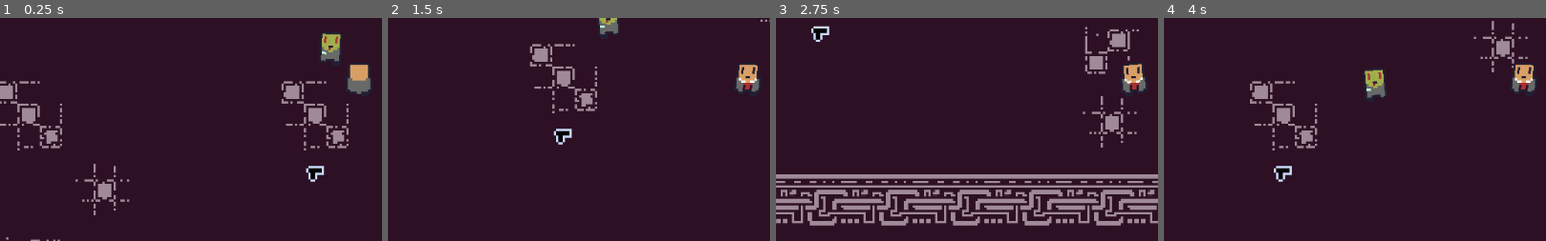
Above: before the commit, frames 1-4 (left to right).
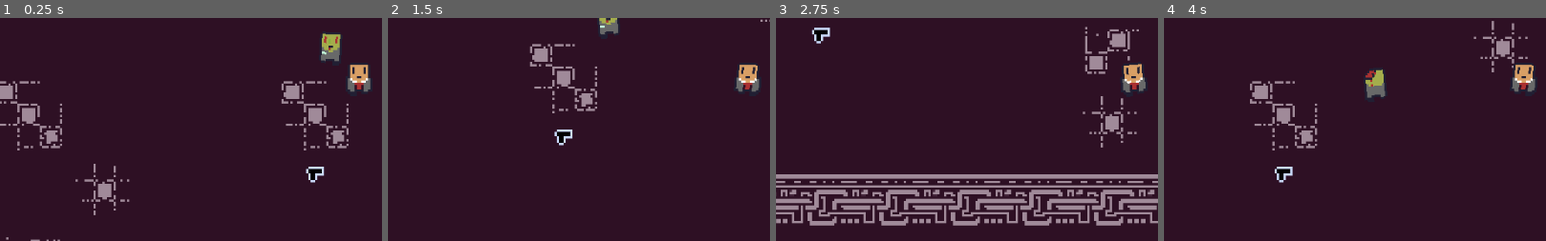
Above: after the commit, the same moments.

Repository: williamVbrines/AdaptingMutations
Game: Godot game, scene res://scripts/main/Main.tscn
The game is run twice, just before and just after one commit, with the same random seed, the same clock (stepped at 60 frames per second) and the same inputs.
Inputs (mouse positions are % of the whole screen's width and height, from its top left):
- Up to frame 1 (0.25 s): no input
- Up to frame 2 (1.5 s): tap Enter (ui_accept) at 0.5, 0.77, 0.8, 1.07, 1.35 s; move the mouse to (72, 45) at 0.52 s; hold D (ui_right) 0.53-1.28 s; hold E (ui_select) 0.53-1.28 s; move the mouse to (30, 55) at 1.27 s; hold S (ui_down) from 1.28 s (still down)
- Up to frame 3 (2.75 s): tap Enter (ui_accept) at 1.52, 1.82, 2.3 s; tap E (ui_select) at 1.55 s; move the mouse to (60, 28) at 2.02 s; release S (ui_down) at 2.03 s; hold D (ui_right) from 2.03 s (still down); hold E (ui_select) from 2.03 s (still down)
- Up to frame 4 (4 s): move the mouse to (45, 70) at 2.77 s; release D (ui_right) at 2.78 s; release E (ui_select) at 2.78 s; hold W (ui_up) 2.78-3.53 s; tap E (ui_select) at 2.85 s; tap Enter (ui_accept) at 3.02, 3.32, 3.6, 3.77 s; move the mouse to (80, 65) at 3.52 s; hold A (ui_left) from 3.53 s (still down)
The pictures show only the part of the screen within x 3-53%, y 32-82%; the shares and areas given below are measured in that part.

The runs differ from the first frame. In frame 1, 0.3% of the frame differs, in the area x 80-97%, y 21-74%; in frame 2, 0.2%; in frame 3, 0.2%; in frame 4, 0.4%, in the area x 28-57%, y 23-74%.

Commit message:
implemented gun

Diff:
--- a/adaptingMutations/project.godot
+++ b/adaptingMutations/project.godot
@@ -9,12 +9,18 @@
 config_version=4
 
 _global_script_classes=[ {
+"base": "KinematicBody2D",
+"class": "Monster",
+"language": "GDScript",
+"path": "res://scripts/monsters/Monster.gd"
+}, {
 "base": "Area2D",
 "class": "Wepon",
 "language": "GDScript",
 "path": "res://scripts/Items/wepon.gd"
 } ]
 _global_script_class_icons={
+"Monster": "",
 "Wepon": ""
 }
 
@@ -26,6 +32,15 @@
 
 [input]
 
+ui_accept={
+"deadzone": 0.5,
+"events": [ Object(InputEventKey,"resource_local_to_scene":false,"resource_name":"","device":0,"alt":false,"shift":false,"control":false,"meta":false,"command":false,"pressed":false,"scancode":16777221,"unicode":0,"echo":false,"script":null)
+, Object(InputEventKey,"resource_local_to_scene":false,"resource_name":"","device":0,"alt":false,"shift":false,"control":false,"meta":false,"command":false,"pressed":false,"scancode":16777222,"unicode":0,"echo":false,"script":null)
+, Object(InputEventKey,"resource_local_to_scene":false,"resource_name":"","device":0,"alt":false,"shift":false,"control":false,"meta":false,"command":false,"pressed":false,"scancode":32,"unicode":0,"echo":false,"script":null)
+, Object(InputEventJoypadButton,"resource_local_to_scene":false,"resource_name":"","device":0,"button_index":0,"pressure":0.0,"pressed":false,"script":null)
+, Object(InputEventMouseButton,"resource_local_to_scene":false,"resource_name":"","device":0,"alt":false,"shift":false,"control":false,"meta":false,"command":false,"button_mask":0,"position":Vector2( 0, 0 ),"global_position":Vector2( 0, 0 ),"factor":1.0,"button_index":1,"pressed":false,"doubleclick":false,"script":null)
+ ]
+}
 ui_select={
 "deadzone": 0.5,
 "events": [ Object(InputEventKey,"resource_local_to_scene":false,"resource_name":"","device":0,"alt":false,"shift":false,"control":false,"meta":false,"command":false,"pressed":false,"scancode":69,"unicode":0,"echo":false,"script":null)
--- /dev/null
+++ b/adaptingMutations/scripts/Items/Bullet.gd
@@ -0,0 +1,35 @@
+extends Wepon
+var damage : int = 1;
+var velocity : Vector2 = Vector2(0,0);
+
+func _process(delta):
+	position += velocity * delta;
+
+func set_velocity(vel : Vector2):
+	velocity = vel;
+
+func set_damage(dam : int):
+	damage = dam;
+
+func _get_damage() -> int:
+	return damage;
+
+func _on_Bullet_body_entered(body):
+	if(body is Monster):
+		body._take_damage(damage)
+		queue_free();
+	if(body is Node2D):
+		if(body.name == "TileMap"):
+			queue_free();
+#		else:
+#			print(body.name)
+
+func _on_Bullet_area_entered(area):
+	if(area is Monster):
+		area._take_damage(damage)
+		queue_free();
+	if(area is Node2D):
+		if(area.name == "TileMap"):
+			queue_free();
+#		else:
+#			print(area.name)
--- /dev/null
+++ b/adaptingMutations/scripts/Items/Bullet.tscn
@@ -0,0 +1,23 @@
+[gd_scene load_steps=4 format=2]
+
+[ext_resource path="res://textures/Items/Wepons.png" type="Texture" id=1]
+[ext_resource path="res://scripts/Items/Bullet.gd" type="Script" id=2]
+
+[sub_resource type="RectangleShape2D" id=1]
+extents = Vector2( 3.24379, 3.16918 )
+
+[node name="Bullet" type="Area2D"]
+script = ExtResource( 2 )
+
+[node name="CollisionShape2D" type="CollisionShape2D" parent="."]
+shape = SubResource( 1 )
+
+[node name="Sprite" type="Sprite" parent="."]
+scale = Vector2( 6, 6 )
+texture = ExtResource( 1 )
+offset = Vector2( 15.5, -15.5 )
+vframes = 4
+hframes = 4
+frame = 3
+[connection signal="area_entered" from="." to="." method="_on_Bullet_area_entered"]
+[connection signal="body_entered" from="." to="." method="_on_Bullet_body_entered"]
--- /dev/null
+++ b/adaptingMutations/scripts/Items/gun/AnimationPlayer.gd
@@ -0,0 +1,20 @@
+extends AnimationPlayer
+
+var attacking = false;
+# Called when the node enters the scene tree for the first time.
+func _ready():
+	pass # Replace with function body.
+
+func attack(tof : bool):
+	if(tof == false):
+		attacking = false;
+	else:
+		if(attacking == false) :
+			play("Attack");
+			attacking = true;
+
+func _on_AnimationPlayer_animation_finished(anim_name):
+	match (anim_name):
+		"Attack":
+			if(attacking == true):
+				play("Attack");
--- a/adaptingMutations/scripts/Items/gun/Gun.gd
+++ b/adaptingMutations/scripts/Items/gun/Gun.gd
@@ -1,5 +1,31 @@
 extends Wepon
+
+onready var _anim = $Anim
+onready var _bullet_scene = load("res://scripts/Items/Bullet.tscn")
 
 # Called when the node enters the scene tree for the first time.
 func _ready():
 	pass # Replace with function body.
+
+func _process(_delta):
+	if(_using):
+		if(Input.is_action_just_pressed("ui_accept")):
+			_attack(true);
+
+		elif(Input.is_action_just_released("ui_accept")):
+			_attack(false);
+
+func _attack(tof : bool):
+	_anim.attack(tof);
+
+func shoot():
+	var new_bullet = _bullet_scene.instance();
+	var angle = (_player.position.angle_to_point(get_global_mouse_position())) - PI;
+	var speed = 300;
+	new_bullet.position = _player.position + _player.center +Vector2(40 * cos(angle), 40 * sin(angle));
+
+
+	new_bullet.set_velocity(Vector2(speed * cos(angle),speed * sin(angle)));
+	new_bullet.set_damage(1);
+
+	get_parent().add_child(new_bullet);
--- a/adaptingMutations/scripts/Items/gun/Gun.tscn
+++ b/adaptingMutations/scripts/Items/gun/Gun.tscn
@@ -1,24 +1,73 @@
-[gd_scene load_steps=4 format=2]
+[gd_scene load_steps=6 format=2]
 
 [ext_resource path="res://scripts/Items/gun/Gun.gd" type="Script" id=1]
 [ext_resource path="res://textures/Items/Wepons.png" type="Texture" id=2]
+[ext_resource path="res://scripts/Items/gun/AnimationPlayer.gd" type="Script" id=3]
 
 [sub_resource type="RectangleShape2D" id=1]
 extents = Vector2( 13.9734, 15.588 )
 
+[sub_resource type="Animation" id=2]
+resource_name = "Attack"
+length = 0.25
+step = 0.01
+tracks/0/type = "value"
+tracks/0/path = NodePath("Sprite:position")
+tracks/0/interp = 2
+tracks/0/loop_wrap = true
+tracks/0/imported = false
+tracks/0/enabled = true
+tracks/0/keys = {
+"times": PoolRealArray( 0, 0.07, 0.25 ),
+"transitions": PoolRealArray( 1, 1, 1 ),
+"update": 0,
+"values": [ Vector2( 40, 14.5 ), Vector2( 30, 14.5 ), Vector2( 40, 14.5 ) ]
+}
+tracks/1/type = "value"
+tracks/1/path = NodePath("Sprite:rotation_degrees")
+tracks/1/interp = 2
+tracks/1/loop_wrap = true
+tracks/1/imported = false
+tracks/1/enabled = true
+tracks/1/keys = {
+"times": PoolRealArray( 0, 0.07, 0.19, 0.25 ),
+"transitions": PoolRealArray( 1, 1, 1, 1 ),
+"update": 0,
+"values": [ 0.0, -20.0, 10.0, 0.0 ]
+}
+tracks/2/type = "method"
+tracks/2/path = NodePath(".")
+tracks/2/interp = 1
+tracks/2/loop_wrap = true
+tracks/2/imported = false
+tracks/2/enabled = true
+tracks/2/keys = {
+"times": PoolRealArray( 0.01 ),
+"transitions": PoolRealArray( 1 ),
+"values": [ {
+"args": [  ],
+"method": "shoot"
+} ]
+}
+
 [node name="Gun" type="Area2D"]
 script = ExtResource( 1 )
+
+[node name="PickUp" type="CollisionShape2D" parent="."]
+position = Vector2( 46.7867, 2.68911 )
+shape = SubResource( 1 )
 
 [node name="Sprite" type="Sprite" parent="."]
 position = Vector2( 40, 14.5 )
 scale = Vector2( 3, 3 )
 texture = ExtResource( 2 )
-offset = Vector2( 14, -16 )
+offset = Vector2( 14.1893, -15.5678 )
 vframes = 4
 hframes = 4
 
-[node name="PickUp" type="CollisionShape2D" parent="."]
-position = Vector2( 46.5364, 2.93945 )
-shape = SubResource( 1 )
+[node name="Anim" type="AnimationPlayer" parent="."]
+anims/Attack = SubResource( 2 )
+script = ExtResource( 3 )
 [connection signal="body_entered" from="." to="." method="_pick_up_area_entered"]
 [connection signal="body_exited" from="." to="." method="_pick_up_area_exited"]
+[connection signal="animation_finished" from="Anim" to="Anim" method="_on_AnimationPlayer_animation_finished"]
--- a/adaptingMutations/scripts/Items/wepon.gd
+++ b/adaptingMutations/scripts/Items/wepon.gd
@@ -19,13 +19,23 @@
 
 func _input(event):
 	if(event.is_action_pressed("ui_select")):
-		if(_able_to_pick_up == true):
-			_using = true;
-			_able_to_pick_up = false;
-		elif(_using):
-			position = _player.position;
-			_able_to_pick_up = true;
-			_using = false;
+		if(_player != null):
+			if(_able_to_pick_up == true):
+				if(!_player.using_wepon):
+					_using = true;
+					_able_to_pick_up = false;
+					_player.using_wepon = true;
+			elif(_using):
+				position = _player.position;
+				_able_to_pick_up = true;
+				_using = false;
+				_player.using_wepon = false;
+
+func _attack(_value):
+	pass
+
+func _get_damage() -> int:
+	return 0;
 
 func _pick_up_area_exited(body):
 	if(!_using):
@@ -36,9 +46,7 @@
 
 func _pick_up_area_entered(body):
 	if(!_using):
-		print("HI")
 		if(body is Node2D):
 			if(body.name == "Player"):
-
 				_player = body;
 				_able_to_pick_up = true;
--- a/adaptingMutations/scripts/Items/wepon.tscn
+++ b/adaptingMutations/scripts/Items/wepon.tscn
@@ -2,5 +2,5 @@
 
 [ext_resource path="res://scripts/Items/wepon.gd" type="Script" id=1]
 
-[node name="wepon" type="Area2D"]
+[node name="Wepon" type="Area2D"]
 script = ExtResource( 1 )
--- a/adaptingMutations/scripts/monsters/Monster.gd
+++ b/adaptingMutations/scripts/monsters/Monster.gd
@@ -1,16 +1,14 @@
-extends Node2D
+extends KinematicBody2D;
 
+class_name Monster
 
-# Declare member variables here. Examples:
-# var a = 2
-# var b = "text"
-
+export var health : int = 1;
 
 # Called when the node enters the scene tree for the first time.
 func _ready():
 	pass # Replace with function body.
 
-
-# Called every frame. 'delta' is the elapsed time since the previous frame.
-#func _process(delta):
-#	pass
+func _take_damage(value : int):
+	health -= value;
+	if(health < 0):
+		queue_free();
--- a/adaptingMutations/scripts/monsters/Monster.tscn
+++ b/adaptingMutations/scripts/monsters/Monster.tscn
@@ -2,5 +2,5 @@
 
 [ext_resource path="res://scripts/monsters/Monster.gd" type="Script" id=1]
 
-[node name="Monster" type="Node2D"]
+[node name="Monster" type="KinematicBody2D"]
 script = ExtResource( 1 )
--- a/adaptingMutations/scripts/monsters/zom/Anim.gd
+++ b/adaptingMutations/scripts/monsters/zom/Anim.gd
@@ -2,6 +2,7 @@
 
 var walking : int = 0;
 var _body : Sprite;
+var _hit : bool = false;
 
 # Called when the node enters the scene tree for the first time.
 func _ready():
@@ -18,7 +19,6 @@
 		if(dir == -1):
 			play("Walk_up",-1,2);
 
-
 	if(walking == 0):
 		if(dir == 1):
 			play("Walk_down",-1,2);
@@ -26,6 +26,11 @@
 			play("Walk_up",-1,2);
 	walking = dir;
 
+func hit():
+	if(!_hit):
+		_hit = true;
+		play("Hit");
+		walking = false;
 
 func _on_Anim_animation_finished(anim_name):
 	match (anim_name):
@@ -48,3 +53,5 @@
 				_body.flip_h = false;
 				_body.frame = 1;
 				_body.rotation = 0.0;
+		"Hit":
+			_hit = false;
--- a/adaptingMutations/scripts/monsters/zom/Zom.gd
+++ b/adaptingMutations/scripts/monsters/zom/Zom.gd
@@ -1,4 +1,4 @@
-extends Area2D
+extends Monster
 
 onready var animation = $Anim
 onready var _body = $Sprite
@@ -15,24 +15,24 @@
 func _process(delta):
 
 	var dir = Vector2(0,0);
+	if(animation._hit == false):
+		if(_player != null && following == true):
+			dir = _go_to_target(_player, delta);
 
-	if(_player != null && following == true):
-		dir = _go_to_target(_player, delta);
+		faceing = 1;
+		if(dir.y < 0): faceing = -1;
 
-	faceing = 1;
-	if(dir.y < 0): faceing = -1;
-
-	if(dir != Vector2(0,0)):
-		if(faceing != 0):
-			animation.walk(faceing)
-	else:
-		animation.walk(0)
+		if(dir != Vector2(0,0)):
+			if(faceing != 0):
+				animation.walk(faceing)
+		else:
+			animation.walk(0)
 
 
 func _go_to_target(target : Node2D, delta) -> Vector2:
 	var dir : Vector2 = target.position - position;
 	dir = dir.normalized()
-	position += Vector2(WALK_SPEED * delta * cos(dir.angle()), WALK_SPEED *  delta * sin(dir.angle()))
+	move_and_slide(Vector2(WALK_SPEED * cos(dir.angle()), WALK_SPEED  * sin(dir.angle())));
 
 	return dir;
 
@@ -41,8 +41,6 @@
 		if(body.name == "Player"):
 			_player = body;
 			following = true;
-
-
 
 func _on_FollowArea_body_exited(body):
 	if(body is Node2D):
@@ -61,3 +59,9 @@
 	if(body is Node2D):
 		if(body.name == "Player"):
 			following = true;
+
+func _take_damage(value : int):
+	animation.hit();
+	health -= value;
+	if(health < 0):
+		queue_free();
--- a/adaptingMutations/scripts/monsters/zom/Zom.tscn
+++ b/adaptingMutations/scripts/monsters/zom/Zom.tscn
@@ -7,7 +7,48 @@
 [sub_resource type="RectangleShape2D" id=1]
 extents = Vector2( 15, 22.5 )
 
-[sub_resource type="Animation" id=3]
+[sub_resource type="Animation" id=6]
+resource_name = "Hit"
+length = 0.2
+step = 0.01
+tracks/0/type = "value"
+tracks/0/path = NodePath("Sprite:rotation_degrees")
+tracks/0/interp = 1
+tracks/0/loop_wrap = true
+tracks/0/imported = false
+tracks/0/enabled = true
+tracks/0/keys = {
+"times": PoolRealArray( 0, 0.2 ),
+"transitions": PoolRealArray( 1, 1 ),
+"update": 0,
+"values": [ 0.0, 0.0 ]
+}
+tracks/1/type = "value"
+tracks/1/path = NodePath("Sprite:self_modulate")
+tracks/1/interp = 1
+tracks/1/loop_wrap = true
+tracks/1/imported = false
+tracks/1/enabled = true
+tracks/1/keys = {
+"times": PoolRealArray( 0, 0.05, 0.1, 0.16, 0.2 ),
+"transitions": PoolRealArray( 1, 1, 1, 1, 1 ),
+"update": 0,
+"values": [ Color( 1, 1, 1, 1 ), Color( 0.694118, 0.0666667, 0.0666667, 1 ), Color( 1, 1, 1, 1 ), Color( 0.694118, 0.0666667, 0.0666667, 1 ), Color( 1, 1, 1, 1 ) ]
+}
+tracks/2/type = "value"
+tracks/2/path = NodePath("Sprite:position")
+tracks/2/interp = 2
+tracks/2/loop_wrap = true
+tracks/2/imported = false
+tracks/2/enabled = true
+tracks/2/keys = {
+"times": PoolRealArray( 0, 0.1, 0.2 ),
+"transitions": PoolRealArray( 1, 1, 1 ),
+"update": 0,
+"values": [ Vector2( 0, 0 ), Vector2( 0, -10 ), Vector2( 0, 0 ) ]
+}
+
+[sub_resource type="Animation" id=2]
 resource_name = "Walk_down"
 step = 0.01
 tracks/0/type = "value"
@@ -59,7 +100,7 @@
 "values": [ 0.0, 5.0, -5.0, 0.0 ]
 }
 
-[sub_resource type="Animation" id=6]
+[sub_resource type="Animation" id=3]
 resource_name = "Walk_up"
 step = 0.01
 tracks/0/type = "value"
@@ -72,7 +113,7 @@
 "times": PoolRealArray( 0, 0.33, 0.67, 1 ),
 "transitions": PoolRealArray( 1, 1, 1, 1 ),
 "update": 1,
-"values": [ 0, 4, 8, 0 ]
+"values": [ 1, 5, 9, 1 ]
 }
 tracks/1/type = "value"
 tracks/1/path = NodePath("Sprite:flip_h")
@@ -111,13 +152,13 @@
 "values": [ 0.0, 5.0, -5.0, 0.0 ]
 }
 
-[sub_resource type="CircleShape2D" id=2]
+[sub_resource type="CircleShape2D" id=4]
 radius = 304.524
 
 [sub_resource type="CircleShape2D" id=5]
 radius = 29.8075
 
-[node name="Zom" type="Area2D"]
+[node name="Zom" type="KinematicBody2D"]
 script = ExtResource( 2 )
 
 [node name="CollisionShape2D" type="CollisionShape2D" parent="."]
@@ -131,13 +172,15 @@
 offset = Vector2( 11, -16 )
 vframes = 4
 hframes = 4
+frame = 9
 __meta__ = {
 "_edit_lock_": true
 }
 
 [node name="Anim" type="AnimationPlayer" parent="."]
-anims/Walk_down = SubResource( 3 )
-anims/Walk_up = SubResource( 6 )
+anims/Hit = SubResource( 6 )
+anims/Walk_down = SubResource( 2 )
+anims/Walk_up = SubResource( 3 )
 script = ExtResource( 3 )
 
 [node name="FollowArea" type="Area2D" parent="."]
--- a/adaptingMutations/scripts/player/Player.gd
+++ b/adaptingMutations/scripts/player/Player.gd
@@ -4,7 +4,8 @@
 onready var body = $Sprite
 const WALK_SPEED = 250;
 var faceing : int = 0;
-var center : Vector2 = Vector2(0,-22.5)
+var center : Vector2 = Vector2(0,-22.5);
+var using_wepon = false;
 
 # Called when the node enters the scene tree for the first time.
 func _ready():
--- a/adaptingMutations/scripts/player/Player.tscn
+++ b/adaptingMutations/scripts/player/Player.tscn
@@ -126,7 +126,7 @@
 offset = Vector2( 10, -16 )
 vframes = 4
 hframes = 4
-frame = 5
+frame = 4
 
 [node name="Anim" type="AnimationPlayer" parent="."]
 anims/Walk_down = SubResource( 2 )
Not shown: 2 places in adaptingMutations/scripts/monsters/zom/Zom.tscn that only renumber resources
Binary file changed: adaptingMutations/textures/Items/Wepons.png
Not shown, changed: adaptingMutations/textures/Items/Wepons.png~
Not shown, changed: adaptingMutations/textures/Zombies/Zombie.kra
Not shown, changed: adaptingMutations/textures/Zombies/Zombie.kra~
